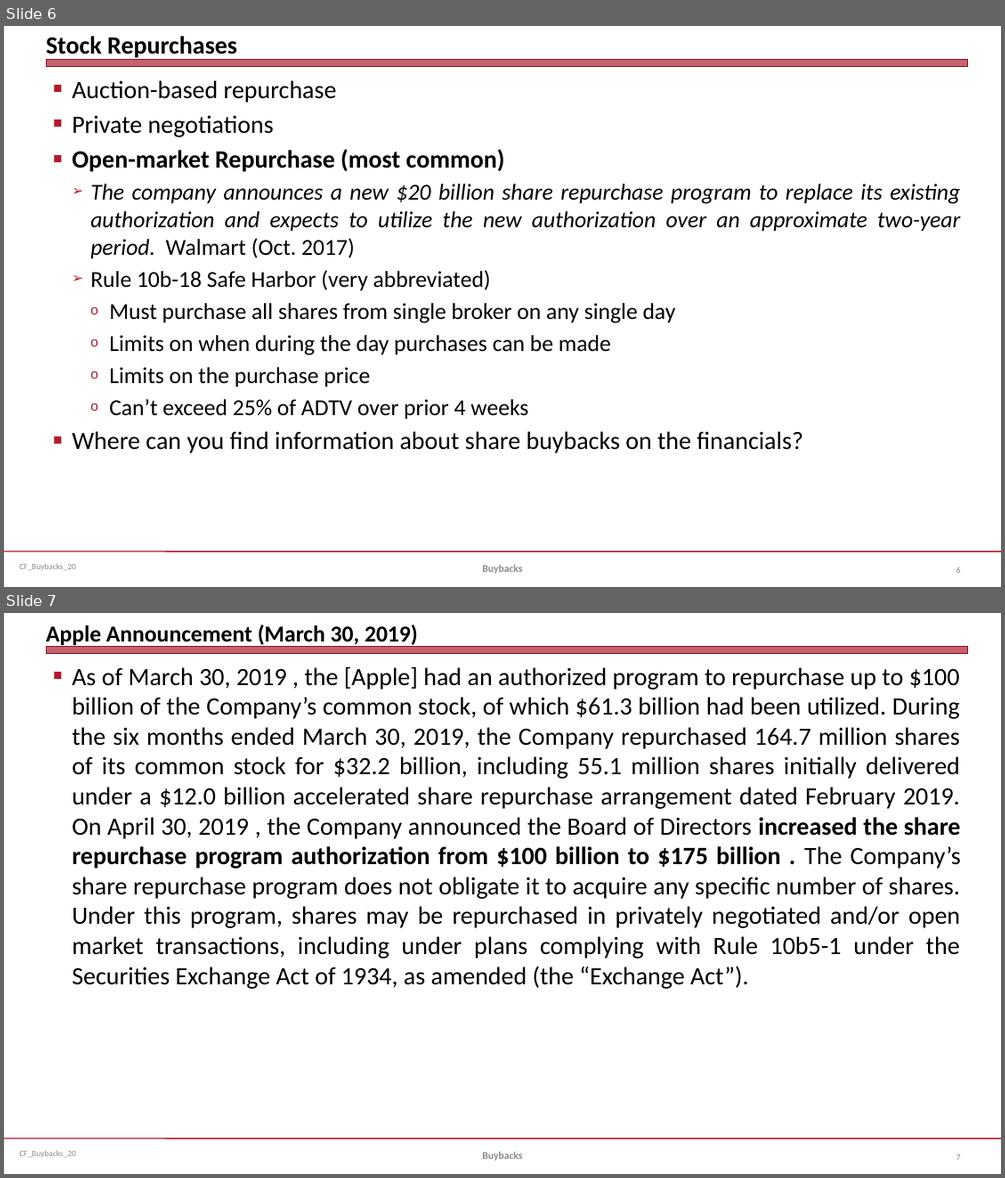
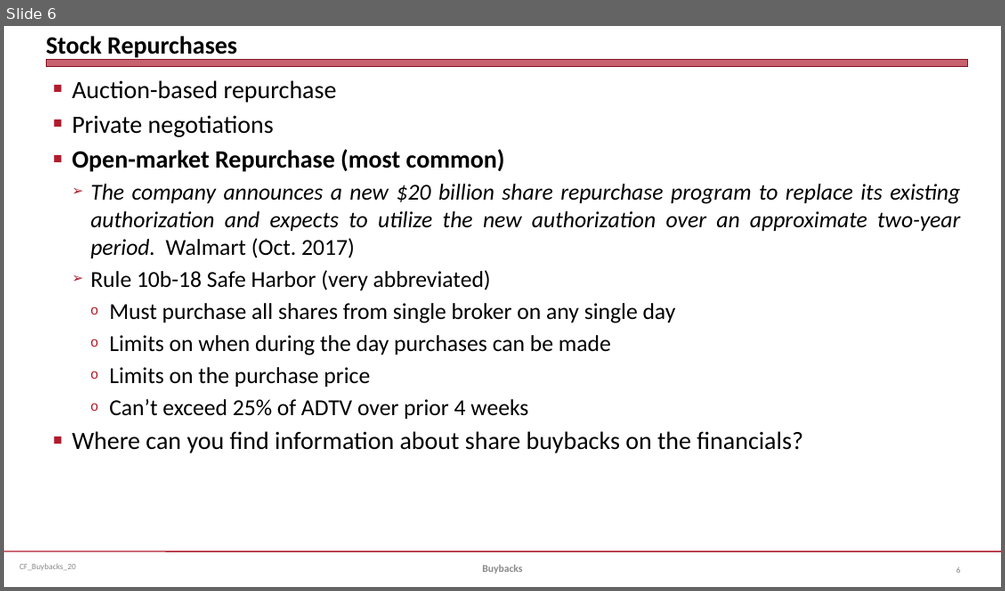
Before and after one commit to jmc877/Corporate-Finance, a slide deck: slides/CF_Buybacks_20.pptx. Shown one above the other, each under a label of ours: slides 6 and 7 before the commit, slide 6 after it. The pictures are 1005x1178 and 1005x591 pixels, drawn with LibreOffice and Linux fonts; fonts in the diff are those of the drawing. Boxes give left, top, right and bottom in pixels: in the first picture for what was removed or moved away, otherwise in the second. Text is boxed around its words. In the diff, an @@ line names an element or a change of style, - is before the commit and + after.

```diff
--- a/slides/CF_Buybacks_20.pptx
+++ b/slides/CF_Buybacks_20.pptx
@@ slide 7 removed at (4,613,1001,1174), background #FFFFFF; not listed: 3 template elements that a slide beside it also shows @@
@@ title removed at (46,625,418,647) @@
-Apple Announcement (March 30, 2019)
@@ text removed at (72,666,961,989) @@
-■ As of March 30, 2019 , the [Apple] had an authorized program to repurchase up to $100 billion of the Company’s common stock, of which $61.3 billion had been utilized. During the six months ended March 30, 2019, the Company repurchased 164.7 million shares of its common stock for $32.2 billion, including 55.1 million shares initially delivered under a $12.0 billion accelerated share repurchase arrangement dated February 2019. On April 30, 2019 , the Company announced the Board of Directors increased the share repurchase program authorization from $100 billion to $175 billion . The Company’s share repurchase program does not obligate it to acquire any specific number of shares. Under this program, shares may be repurchased in privately negotiated and/or open market transactions, including under plans complying with Rule 10b5-1 under the Securities Exchange Act of 1934, as amended (the “Exchange Act”).
@@ text removed at (482,1151,522,1160) @@
-Buybacks
@@ page number removed at (956,1154,961,1159) @@
-7
```
Also in this commit, not shown: 6 slides changed, 2 other files.
